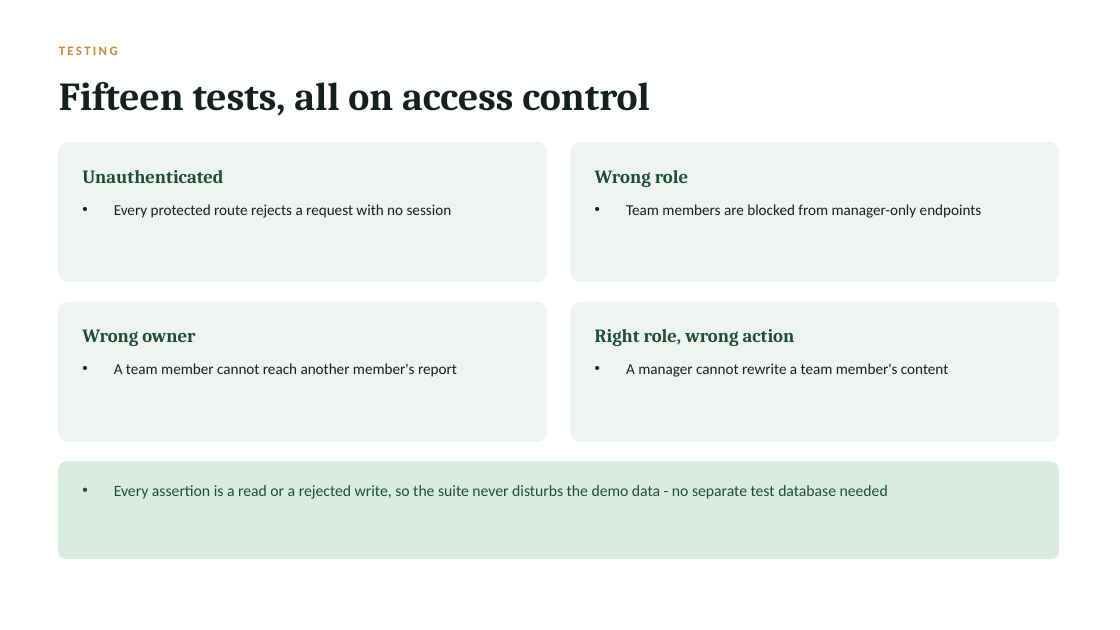
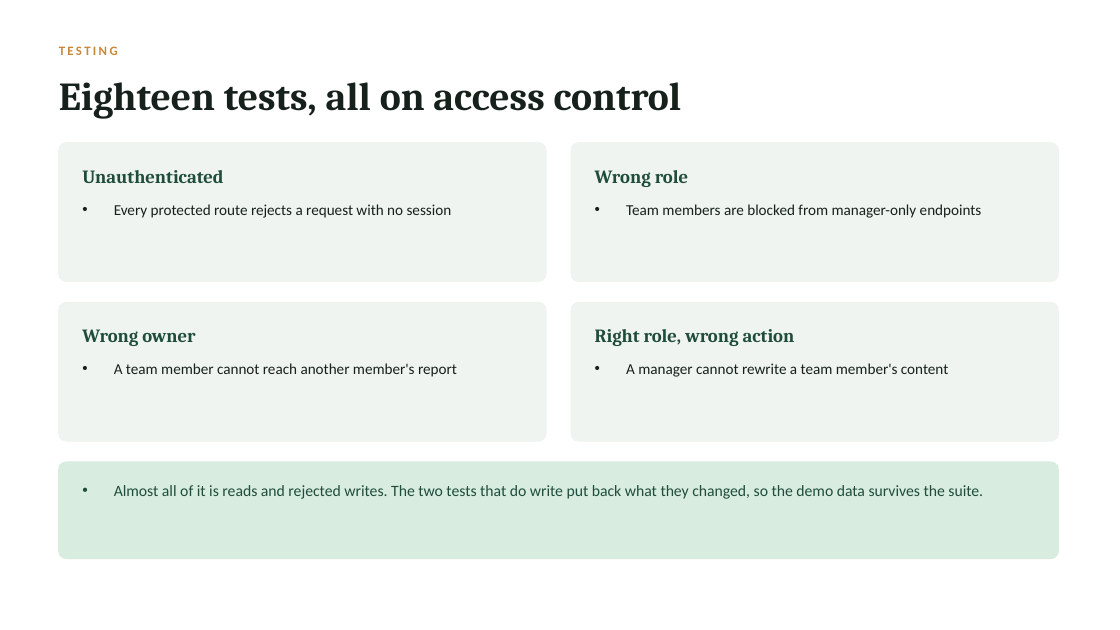
Before and after one commit to RVViduranga/weekly-report-dashboard, a slide deck: slide 14 of docs/presentation.pptx. Drawn at 1120x630 pixels with LibreOffice and Linux fonts; fonts in the diff are those of the drawing. Boxes give left, top, right and bottom in pixels: in the first picture for what was removed or moved away, otherwise in the second. Text is boxed around its words. In the diff, an @@ line names an element or a change of style, - is before the commit and + after.

```diff
--- a/docs/presentation.pptx
+++ b/docs/presentation.pptx
@@ text at (59, 82, 682, 119): text changed @@
-Fifteen tests, all on access control
+Eighteen tests, all on access control
@@ text at (114, 485, 983, 499): text changed @@
-• Every assertion is a read or a rejected write, so the suite never disturbs the demo data - no separate test database needed
+• Almost all of it is reads and rejected writes. The two tests that do write put back what they changed, so the demo data survives the suite.
```
Also in this commit, not shown: 4 other slides changed, 1 slide added.
